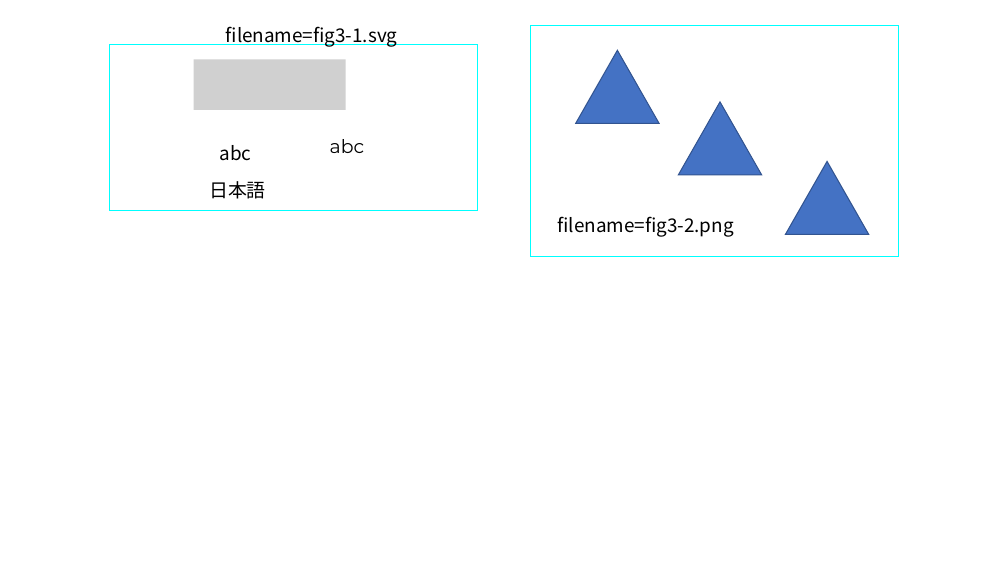
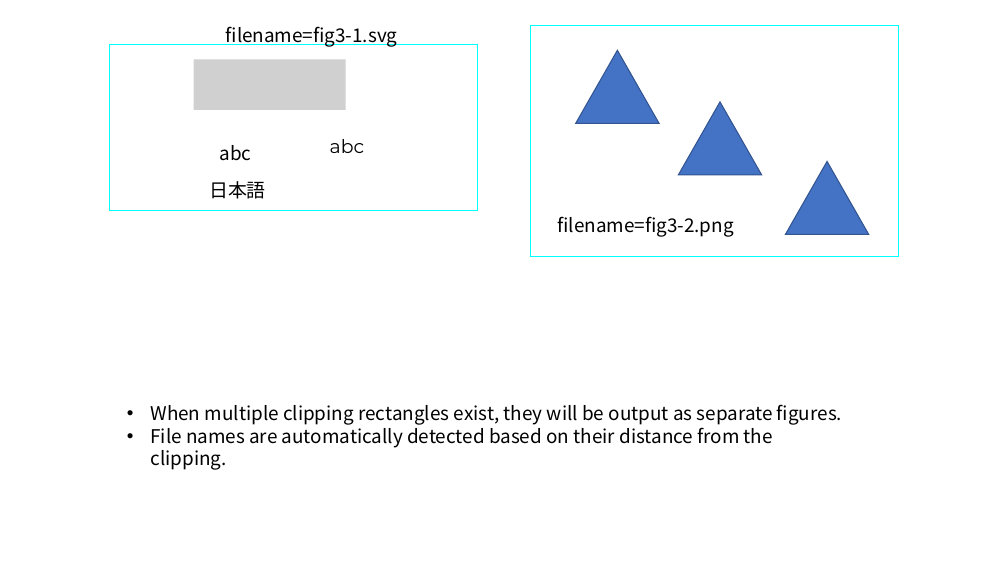
Before and after one commit to Yasuaki-Ito/ptof, a slide deck: slide 3 of sample/sample.pptx. Drawn at 1008x567 pixels with LibreOffice and Linux fonts; fonts in the diff are those of the drawing; grey boxes stand for pictures. Boxes give left, top, right and bottom in pixels: in the first picture for what was removed or moved away, otherwise in the second. Text is boxed around its words. In the diff, an @@ line names an element or a change of style, - is before the commit and + after.

```diff
--- a/sample/sample.pptx
+++ b/sample/sample.pptx
@@ text added at (150, 404, 842, 448), 18 pt, text #000000 @@
+• When multiple clipping rectangles exist, they will be output as separate figures.
+• File names are automatically detected based on their distance from the clipping.
```
Also in this commit, not shown: 2 other slides changed, 2 slides added.
